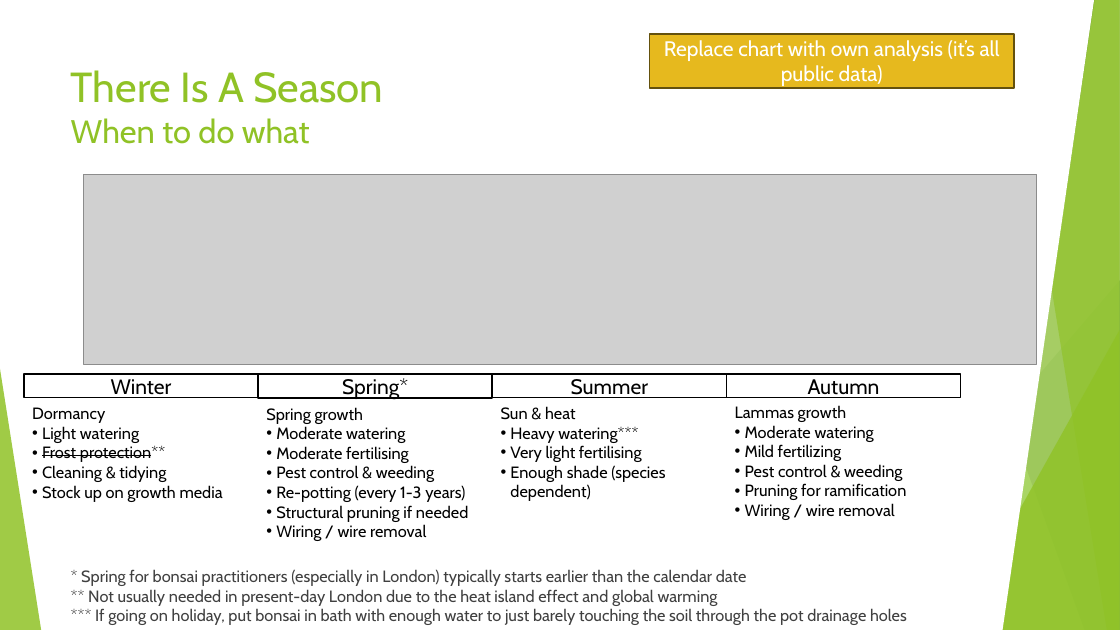
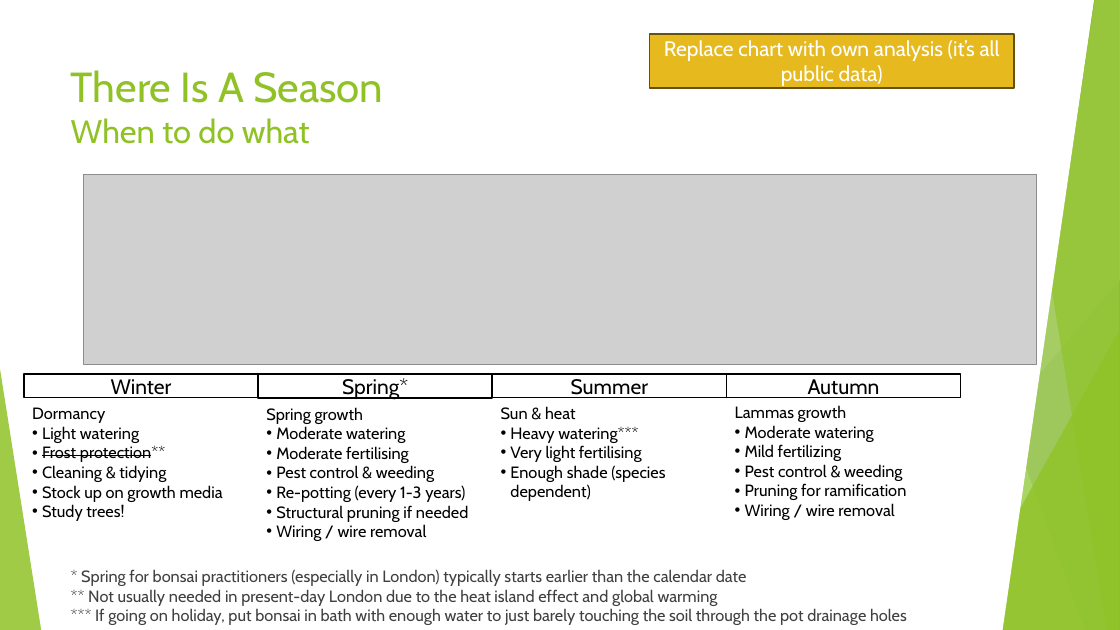
Before and after one commit to AlexLabram/Bonsai, a slide deck: slide 31 of Courseware/Bonsai On A Budget (running).pptx (slide 29 before the commit). Drawn at 1120x630 pixels with LibreOffice and Linux fonts; fonts in the diff are those of the drawing; grey boxes stand for pictures. Boxes give left, top, right and bottom in pixels: in the first picture for what was removed or moved away, otherwise in the second. Text is boxed around its words. In the diff, an @@ line names an element or a change of style, - is before the commit and + after.

```diff
--- a/Courseware/Bonsai On A Budget (running).pptx
+++ b/Courseware/Bonsai On A Budget (running).pptx
@@ text at bbox=[42, 504, 124, 521]: paragraph added @@
+• Study trees!
```
Also in this commit, not shown: 2 slides added.
